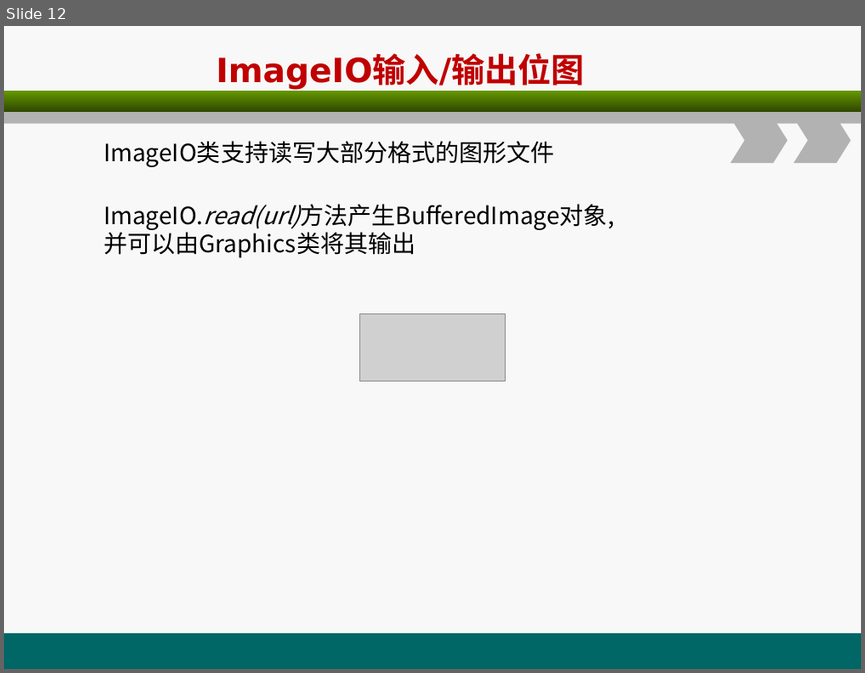
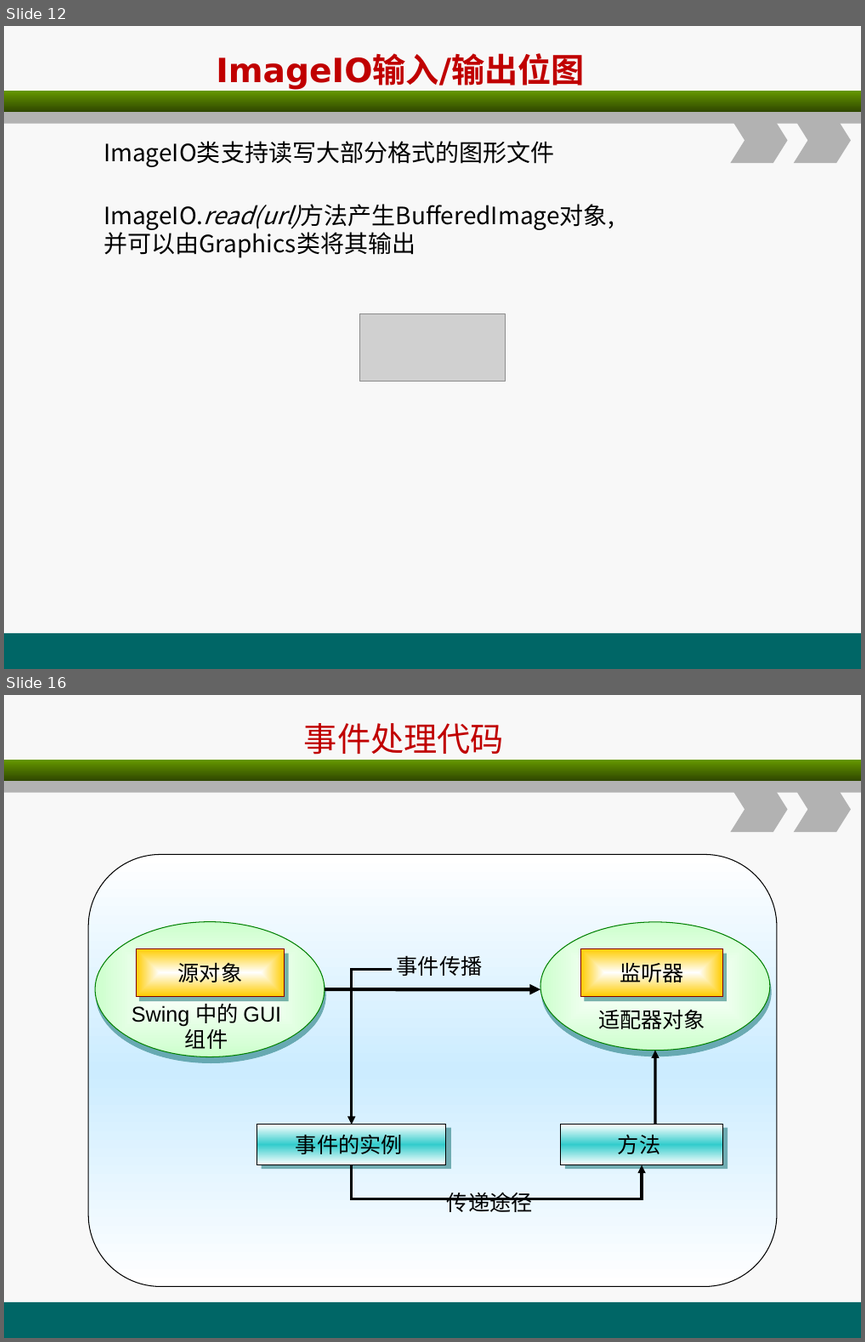
Before and after one commit to christwei/gitDoc, a slide deck: 课件/环宇/javaSE进阶/B1.ppt. Shown one above the other, each under a label of ours: slide 12 before the commit, slides 12 and 16 after it; the slides between them are not shown. The pictures are 865x673 and 865x1342 pixels, drawn with LibreOffice and Linux fonts; fonts in the diff are those of the drawing; grey boxes stand for pictures. Boxes give left, top, right and bottom in pixels: in the first picture for what was removed or moved away, otherwise in the second. Text is boxed around its words. In the diff, an @@ line names an element or a change of style, - is before the commit and + after.

```diff
--- a/课件/环宇/javaSE进阶/B1.ppt
+++ b/课件/环宇/javaSE进阶/B1.ppt
@@ slide 16 added at <box>4,695,861,1338</box>, background #F8F8F8; not listed: 5 template elements that a slide beside it also shows @@
@@ text added at <box>304,723,504,760</box>, 28 pt, text #C00000 @@
+事件处理代码
@@ rounded rectangle added at <box>88,854,776,1287</box>, fill gradient #FFFFFF to #CCECFF, outline #000000 0.74 pt @@
@@ ellipse added at <box>95,922,324,1057</box>, fill gradient #FFFFFF to #CCFFCC, outline #008000 0.74 pt @@
@@ ellipse added at <box>540,922,770,1050</box>, fill gradient #FFFFFF to #CCFFCC, outline #008000 0.74 pt @@
@@ rectangle added at <box>136,948,284,996</box>, fill gradient #FFFFFF to #FFCC00, outline #800000 0.74 pt, 18 pt, text #000000 @@
+源对象
@@ rectangle added at <box>580,948,722,996</box>, fill gradient #FFFFFF to #FFCC00, outline #800000 0.74 pt, 18 pt, text #000000 @@
+监听器
@@ elbow arrow added from (392, 970) to (351, 1124), #000000 2.24 pt @@
@@ text added at <box>397,955,483,975</box>, 18 pt, text #000000 @@
+事件传播
@@ text added at <box>132,999,281,1049</box>, 18 pt, text #000000 @@
+Swing 中的 GUI 组件
@@ arrow added from (324, 989) to (540, 989), #000000 3 pt @@
@@ text added at <box>598,1009,705,1029</box>, 18 pt, text #000000 @@
+适配器对象
@@ arrow added from (655, 1124) to (655, 1049), #000000 2.24 pt @@
@@ rectangle added at <box>256,1124,445,1164</box>, fill gradient #FFFFFF to #33CCCC, outline #000000 0.74 pt, 18 pt, text #000000 @@
+事件的实例
@@ rectangle added at <box>561,1124,723,1164</box>, fill gradient #FFFFFF to #33CCCC, outline #000000 0.74 pt, 18 pt, text #000000 @@
+方法
@@ elbow arrow added from (351, 1164) to (642, 1164), #000000 2.24 pt @@
@@ text added at <box>447,1191,533,1212</box>, 18 pt, text #000000 @@
+传递途径
```
Also in this commit, not shown: 3 other slides added, 1 other file.
